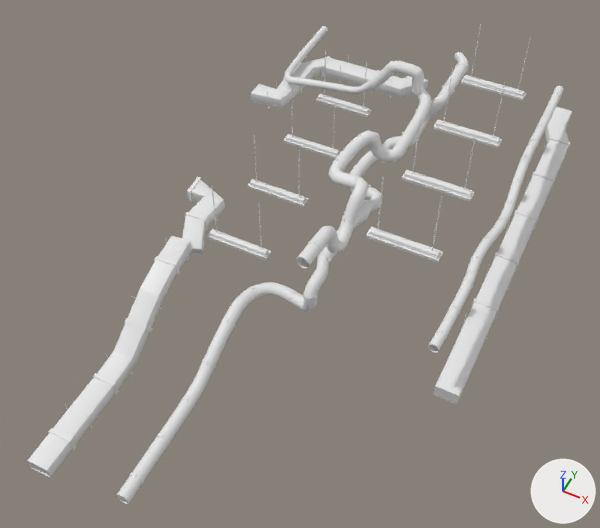
The FBX model Assets/6v6Shooter/Meshes/Environment/MainMenu/MainMenuMediumAssets.fbx: old version first, new version second.
Camera for both pictures: a 50 mm lens placed at (18.9, -50.4, 57.8), pointed at (-1.2, -10.2, 7.5). Every picture has the same lights, and +X, +Y and +Z are marked at lower right. Where no turn or scale is listed for an object, it has been applied to the vertices.

Names of what the first picture shows: 'SM_HangingLamps', 'SM_Pipes', 'SM_Vents'.
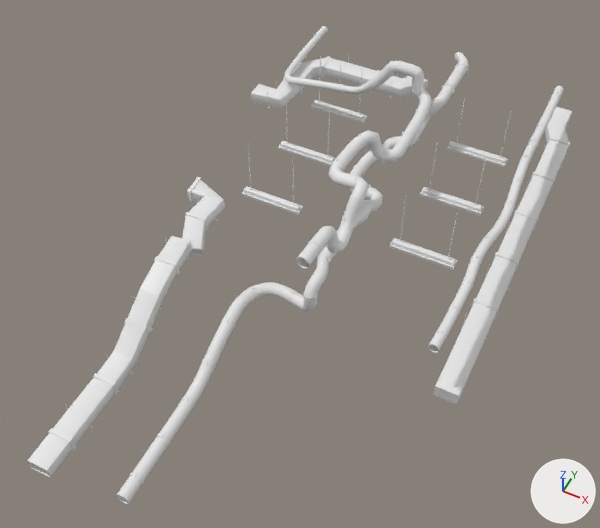
Pixel boxes (x1, y1, x2, y2) of what changed, in the pictures (600 x 528 px; the box of a moved part takes in the faces that stretch with it):
'SM_HangingLamps', reshaped (17% narrower, 10% shorter)
    before: (207, 25, 531, 262)
    after: (241, 56, 511, 269)
part 1 of me_plane_011, moved or reshaped
    before: (247, 179, 308, 207)
    after: (241, 186, 303, 215)
part 2 of me_plane_011, deleted
    before: (207, 25, 531, 262)
part 3 of me_plane_011, added
    after: (389, 98, 511, 269)
part 4 of me_plane_011, added
    after: (248, 56, 367, 195)

Edits to the bpy script that builds the scene:
```text
Change me_plane_011:
    used by ob_sm_hanginglamps; location = (0.03, -8.0, 6.3)
    remove me_plane_011.from_pydata(...)  # 28416 vertices, 28304 faces; spans x -10.4..9.8, y -1.7..20.7, z -0.5..12.3
    add me_plane_011.from_pydata(...)  # 21312 vertices, 21228 faces; spans x -10.4..9.8, y 4.3..19.6, z -0.5..5.4
    me_plane_011 part 1: the loose piece of 60 vertices spanning x -10.4..-4.7, y 5.5..6.4, z -0.5..0.0 is moved by (0.0, -1.1, 0.0)
    me_plane_011 part 2: 866 loose pieces with 27488 vertices, spanning x -10.4..9.8, y -1.7..20.7, z -0.5..12.3, are deleted
    me_plane_011 part 3: 10656 vertices added at x 4.0..9.8, y 4.3..19.6, z -0.5..5.4
    me_plane_011 part 4: 9728 vertices added at x -10.4..-4.7, y 4.8..19.6, z -0.5..5.4
```
